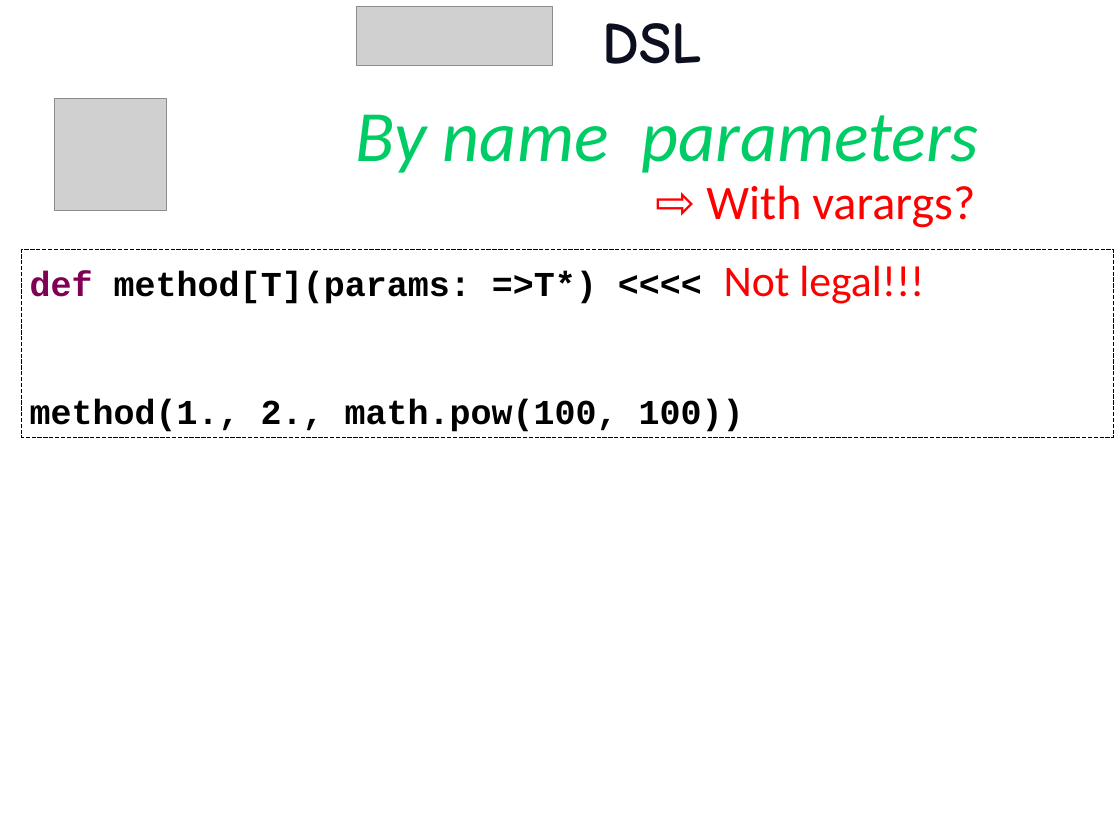
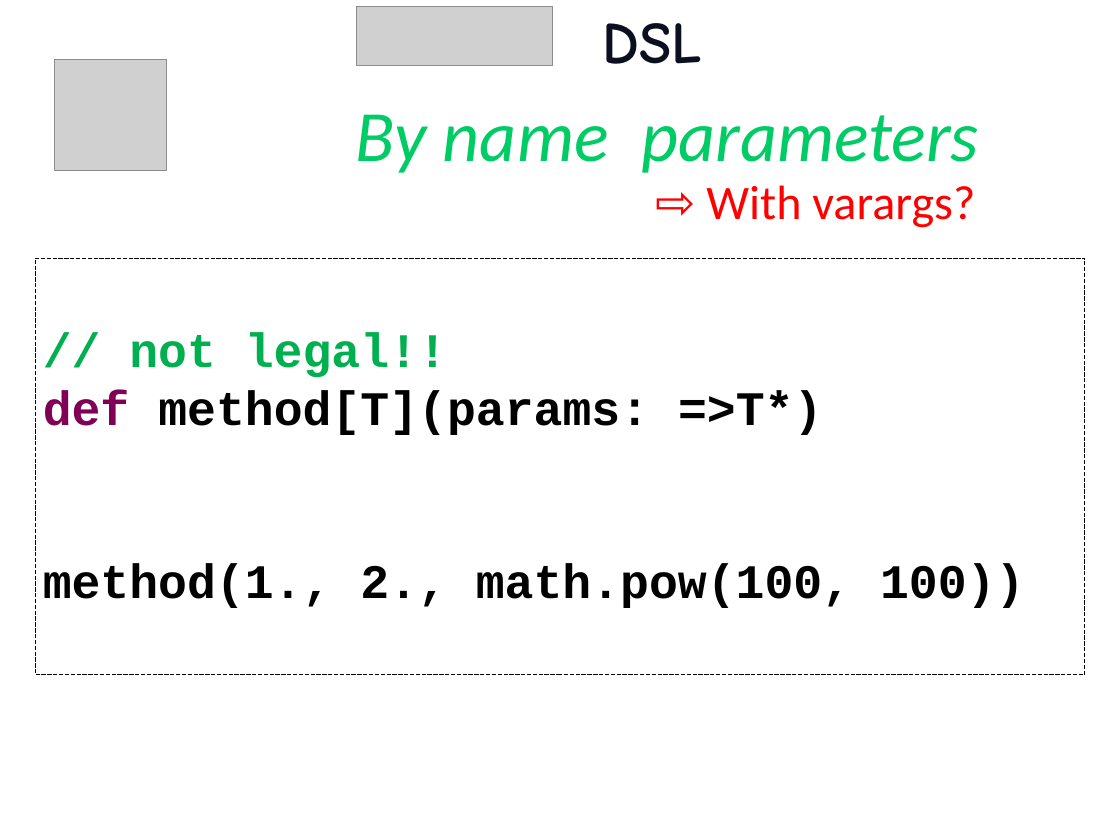
Before and after one commit to etorreborre/oscon-2010, a slide deck: slide 54 of src/main/resources/oscon_2010_specs.pptx (slide 45 before the commit). Drawn at 1120x840 pixels with LibreOffice and Linux fonts; fonts in the diff are those of the drawing; grey boxes stand for pictures; background and template pictures are left out. Boxes give left, top, right and bottom in pixels: in the first picture for what was removed or moved away, otherwise in the second. Text is boxed around its words. In the diff, an @@ line names an element or a change of style, - is before the commit and + after.

```diff
--- a/src/main/resources/oscon_2010_specs.pptx
+++ b/src/main/resources/oscon_2010_specs.pptx
@@ picture: place and size @@
-picture at bbox=[54, 98, 166, 210]
+picture at bbox=[54, 59, 166, 171]
@@ rectangle "// not legal!!": place and size @@
-rectangle "// not legal!!" at bbox=[22, 250, 1114, 438]
+rectangle "// not legal!!" at bbox=[35, 258, 1085, 674]
@@ text in rectangle at bbox=[43, 333, 822, 435]: text changed; size 32 to 44 pt @@
-def method[T](params: =>T*) <<<< Not legal!!!
+// not legal!!
+def method[T](params: =>T*)
@@ text in rectangle at bbox=[43, 564, 1024, 608]: size 32 to 44 pt in "method(1., 2., math.pow(100, 100))" @@
```
Also in this commit, not shown: 20 other slides changed, 11 slides added.
